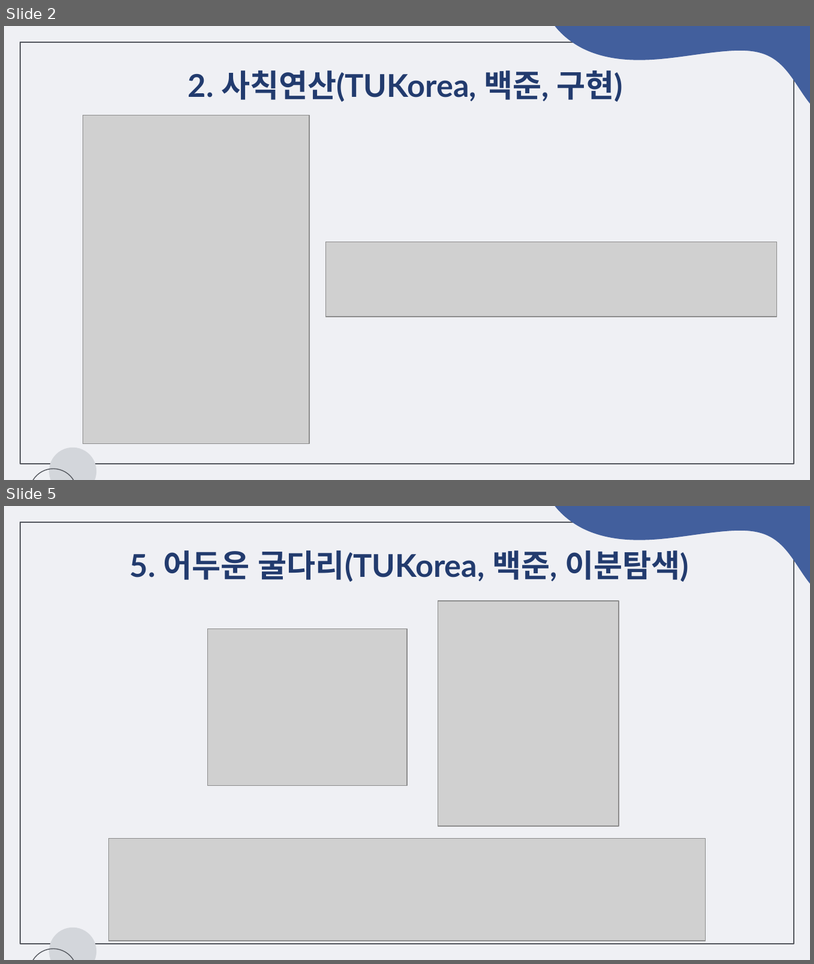
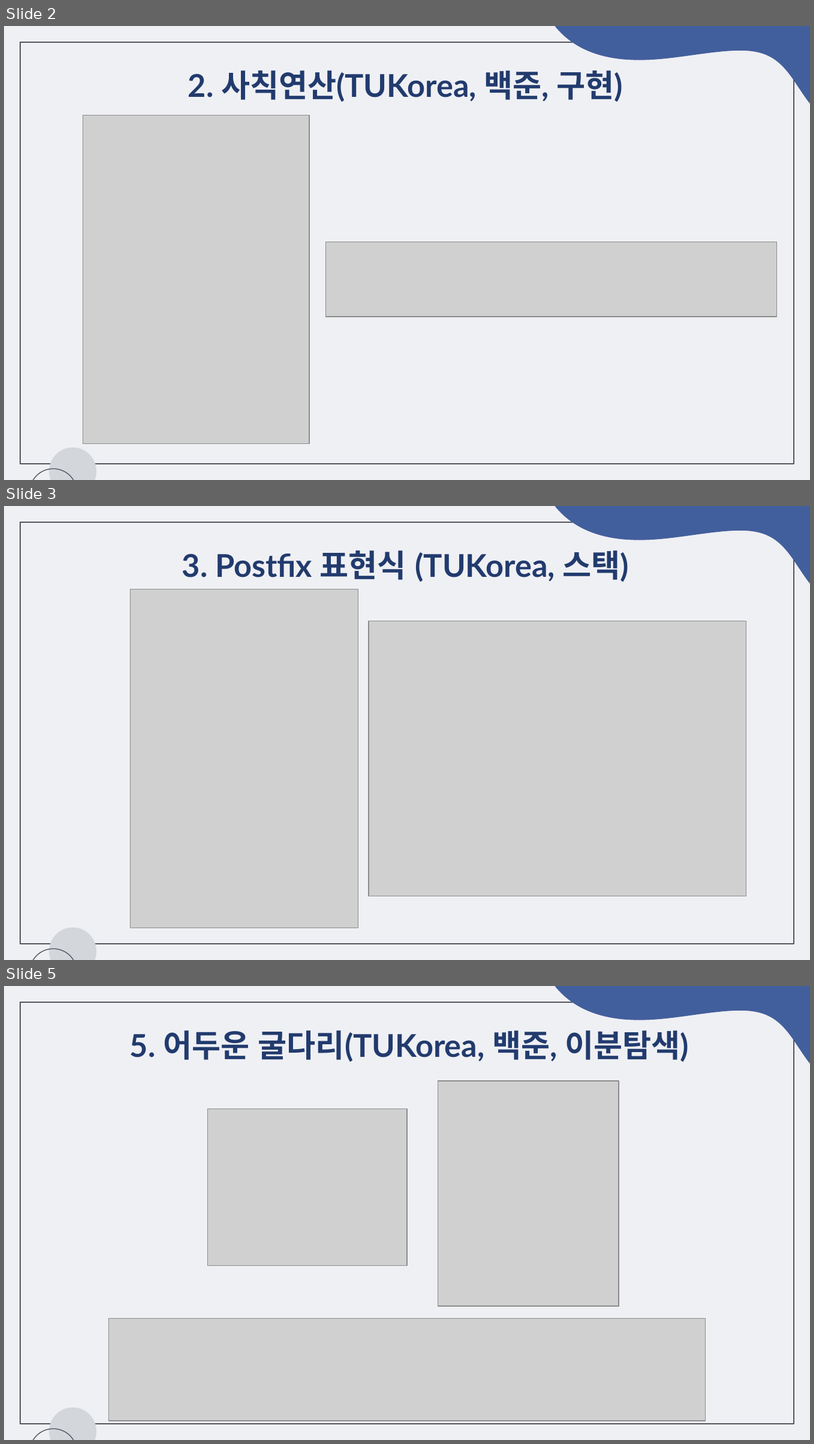
Before and after one commit to chaeeun-dev/CodingTest, a slide deck: 문제해결프로그래밍_숙제/제출용/숙제5_2022182035.pptx. Shown one above the other, each under a label of ours: slides 2 and 5 before the commit, slides 2, 3 and 5 after it; the slides between them are not shown. The pictures are 814x964 and 814x1444 pixels, drawn with LibreOffice and Linux fonts; fonts in the diff are those of the drawing; grey boxes stand for pictures. Boxes give left, top, right and bottom in pixels: in the first picture for what was removed or moved away, otherwise in the second. Text is boxed around its words. In the diff, an @@ line names an element or a change of style, - is before the commit and + after.

```diff
--- a/문제해결프로그래밍_숙제/제출용/숙제5_2022182035.pptx
+++ b/문제해결프로그래밍_숙제/제출용/숙제5_2022182035.pptx
@@ slide 3 added at [4, 506, 810, 960], background #EFF0F4; not listed: 4 template elements that a slide beside it also shows @@
@@ title added at [182, 550, 629, 582], 28 pt, text #223B6E, bold @@
+3. Postfix 표현식 (TUKorea, 스택)
@@ picture added at [131, 589, 359, 928] @@
@@ picture added at [368, 621, 747, 896] @@
```
Also in this commit, not shown: 1 slide changed, 2 other slides added, 3 slides removed, 1 other file.
